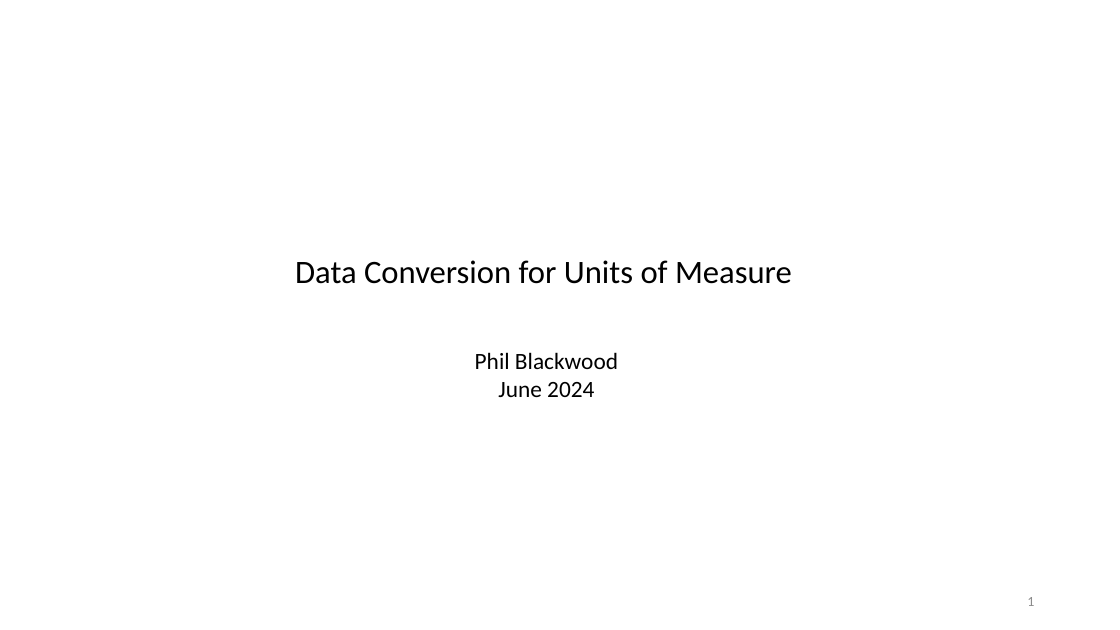
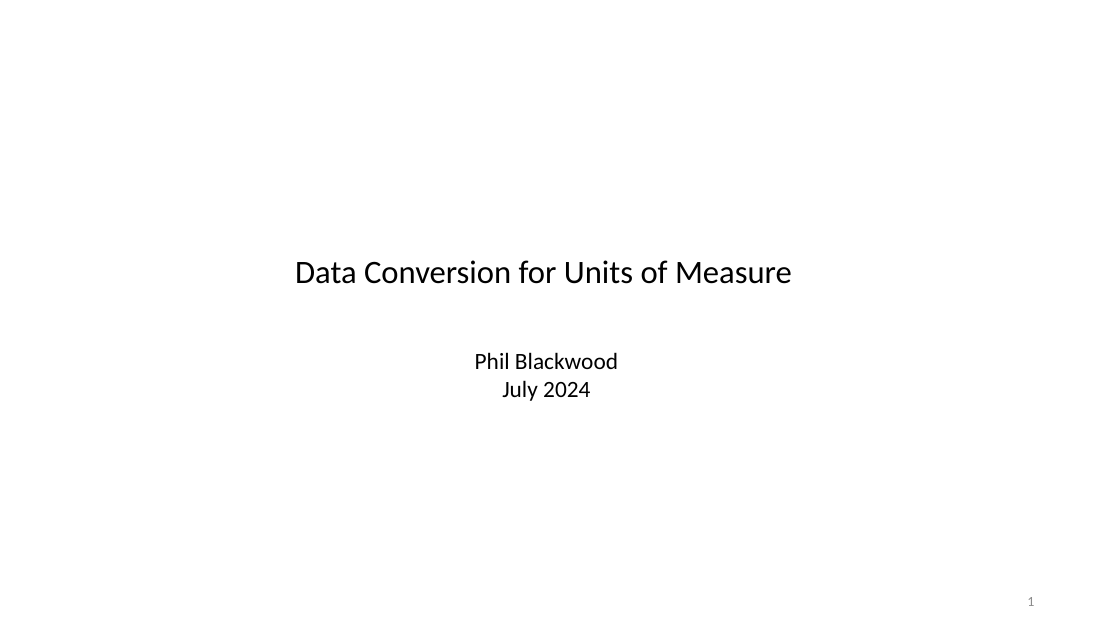
Before and after one commit to semanticarts/gist, a slide deck: slide 1 of migration/v13.0/uomDataConversion.pptx. Drawn at 1120x630 pixels with LibreOffice and Linux fonts; fonts in the diff are those of the drawing. Boxes give left, top, right and bottom in pixels: in the first picture for what was removed or moved away, otherwise in the second. Text is boxed around its words. In the diff, an @@ line names an element or a change of style, - is before the commit and + after.

Commit message:
Changed date on cover slide

```diff
--- a/migration/v13.0/uomDataConversion.pptx
+++ b/migration/v13.0/uomDataConversion.pptx
@@ text at [502, 380, 590, 401]: text changed @@
-June 2024
+July 2024
```
